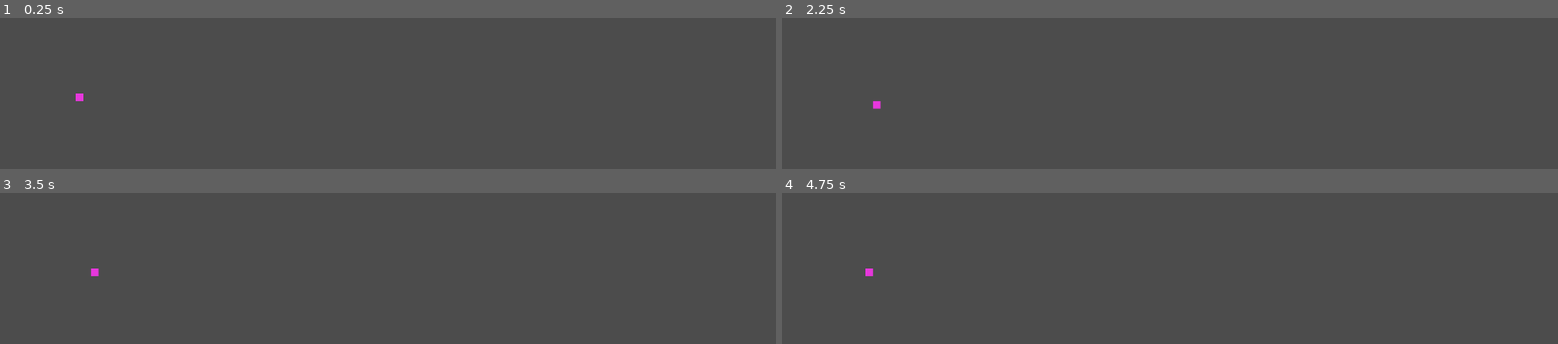
Above: before the commit, frames 1-4 (two rows, left to right).
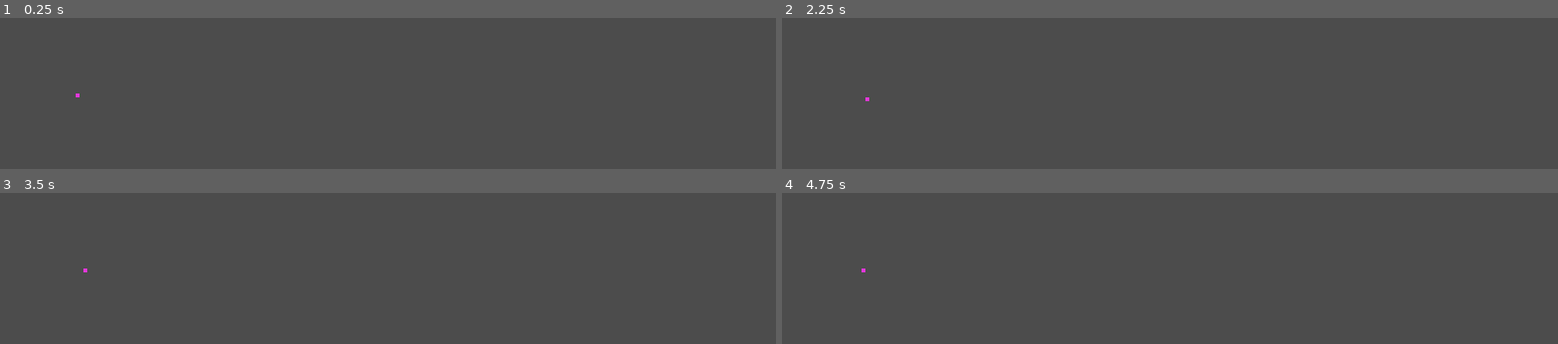
Above: after the commit, the same moments.

Repository: sustainablelab/eat-and-poop
Game: Godot game, scene res://scenes/Player.tscn
Two runs of this game, one before a commit and one after it. Both use one fixed random seed, a clock stepped at 60 frames per second and the inputs below. The project has no main scene, so this scene is started directly.
Inputs:
- Up to frame 1 (0.25 s): no input
- Up to frame 2 (2.25 s): tap Enter at 0.5, 2 s; hold Right (ui_right) 0.53-1.28 s; tap Space at 1.25 s; hold Down (ui_down) 1.28-2.03 s; hold Right (ui_right) from 2.03 s (still down)
- Up to frame 3 (3.5 s): tap Space at 2.75 s; release Right (ui_right) at 2.78 s; hold Up (ui_up) from 2.78 s (still down)
- Up to frame 4 (4.75 s): tap Enter at 3.5 s; release Up (ui_up) at 3.53 s; hold Left (ui_left) from 3.53 s (still down); tap Space at 4.25 s

The runs differ from the first frame. In frame 1, less than 0.1% of the frame differs, in the area x 9-11%, y 50-56%; in frame 2, less than 0.1%, in the area x 10-13%, y 52-61%; in frame 3, less than 0.1%; in frame 4, less than 0.1%.

Commit message:
Smooth movement using `Tween.interpolate_property()`

Diff:
--- a/scripts/Block.gd
+++ b/scripts/Block.gd
@@ -8,10 +8,12 @@
 var color: Color setget set_color
 
 onready var grid: Grid = Grid.new()
+onready var smooth_move: Tween = Tween.new()
 
 func _ready():
 	add_child(grid)
 	self.length = grid.size
+	add_child(smooth_move)
 
 # _draw() runs once, sometime shortly after _ready() runs
 func _draw() -> void:
@@ -34,7 +36,20 @@
 
 # Update position when the Player moves its block.
 func move(direction: Vector2 ) -> void:
-	self.top_left += direction * grid.size
+	# Choppy motion:
+	#self.top_left += direction * grid.size
+	# Smooth motion:
+	smooth_move.interpolate_property(
+		self, # object
+		"top_left", # property name
+		self.top_left, # start
+		self.top_left + direction * grid.size, # stop
+		0.1, # take 100 ms to move
+		Tween.TRANS_SINE,
+		Tween.EASE_IN_OUT,
+		0) # delay
+	smooth_move.start()
+
 
 # I wrote `draw_square`.
 # I learned from the example here on "Custom drawing in 2D":
--- a/scripts/Grid.gd
+++ b/scripts/Grid.gd
@@ -1,4 +1,4 @@
 class_name Grid
 extends Node
 
-var size: int = 10
+var size: int = 5
